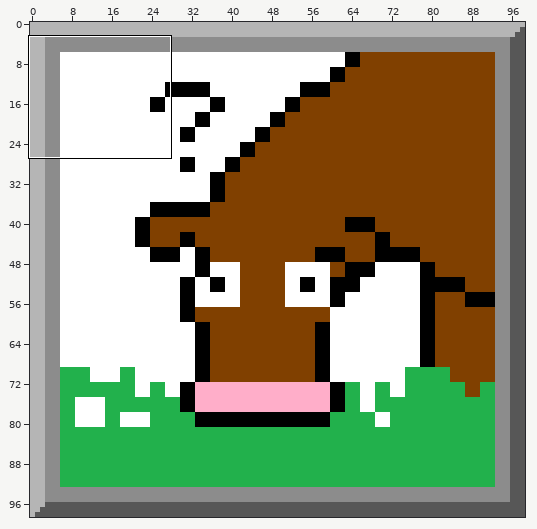
File history of a sprite sheet, assets/box1.png. Above, an overview of the earlier version with the close-up marked.
Close-up. Earlier state:
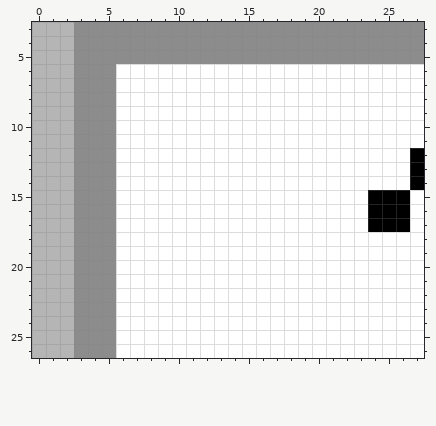
The file is 99x99 pixels. Colours within 5 levels of each other are drawn and written as one. Shown: x 0..27, y 3..26.
New version:
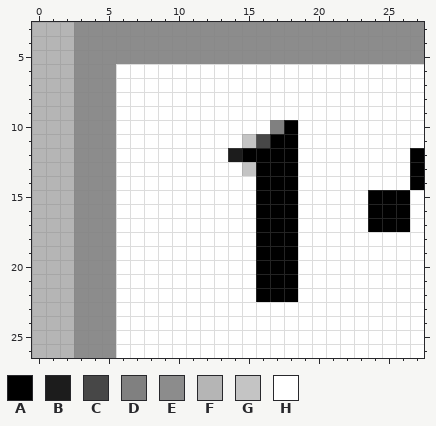
Palette (. is transparent): A #000000  B #1c1c1c  C #474747  D #808080  E #8c8c8c  F #b5b5b5  G #c4c4c4  H #ffffff
The edit:
y 10: x 17..18 HH -> DA
y 11: x 15..18 HHHH -> GCAA
y 12: x 14..18 HHHHH -> BAAAA
y 13: x 15..18 HHHH -> GAAA
y 14..22: x 16..18 HHH -> AAA
